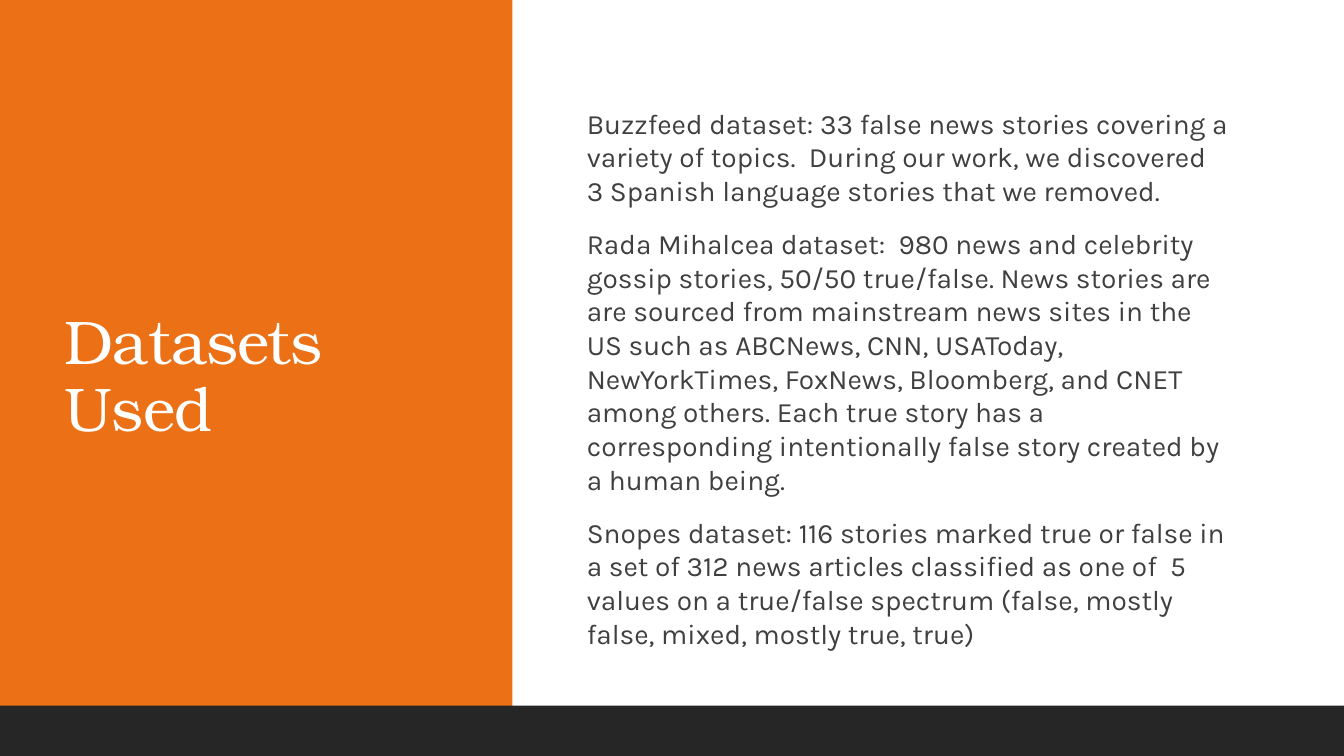
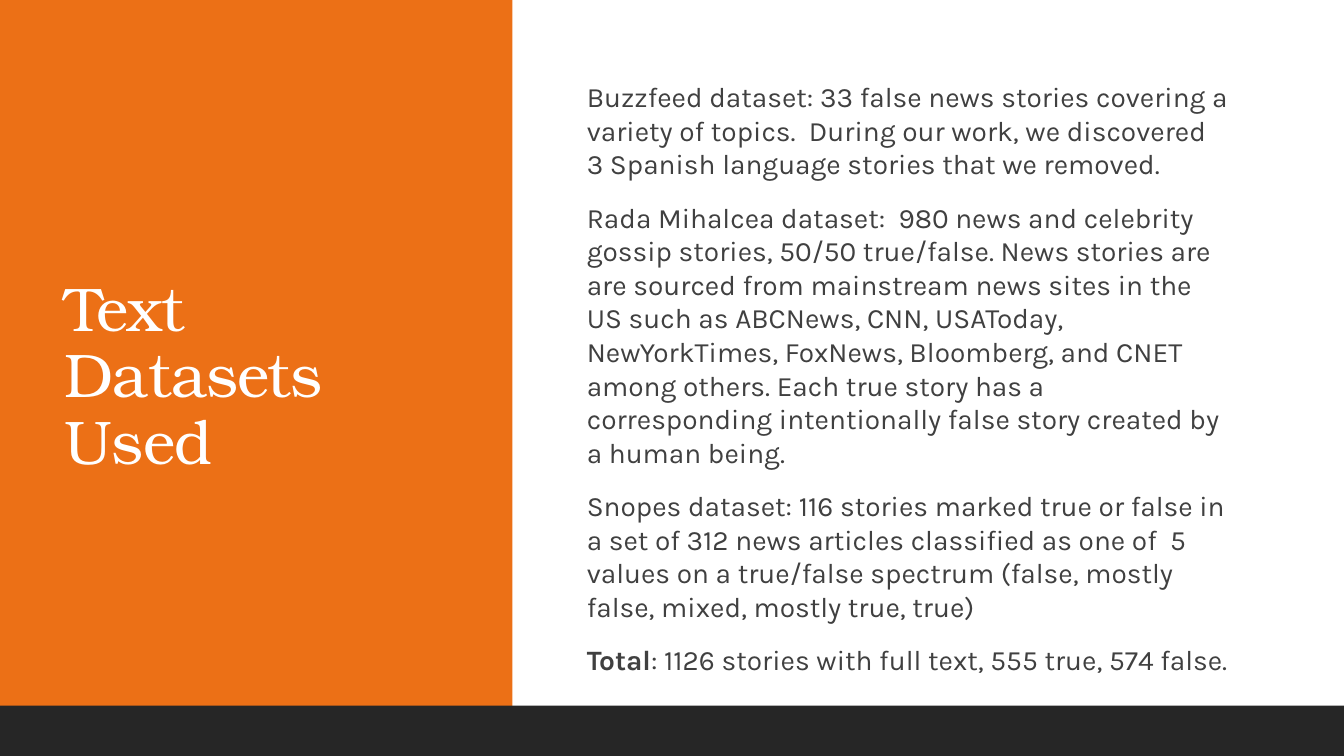
Before and after one commit to adamx97/Data-Science-Advanced-Capstone, a slide deck: slide 3 of Final Documents/TrueVsFakeNewsStakeholders.pptx. Drawn at 1344x756 pixels with LibreOffice and Linux fonts; fonts in the diff are those of the drawing. Boxes give left, top, right and bottom in pixels: in the first picture for what was removed or moved away, otherwise in the second. Text is boxed around its words. In the diff, an @@ line names an element or a change of style, - is before the commit and + after.

```diff
--- a/Final Documents/TrueVsFakeNewsStakeholders.pptx
+++ b/Final Documents/TrueVsFakeNewsStakeholders.pptx
@@ title at bbox=[64, 289, 322, 465]: text changed @@
-Datasets Used
+Text
+Datasets Used
@@ text at bbox=[587, 650, 1227, 673]: paragraph added @@
+  Total: 1126 stories with full text, 555 true, 574 false.
```
Also in this commit, not shown: 3 other slides changed, 2 slides added, 5 other files.
